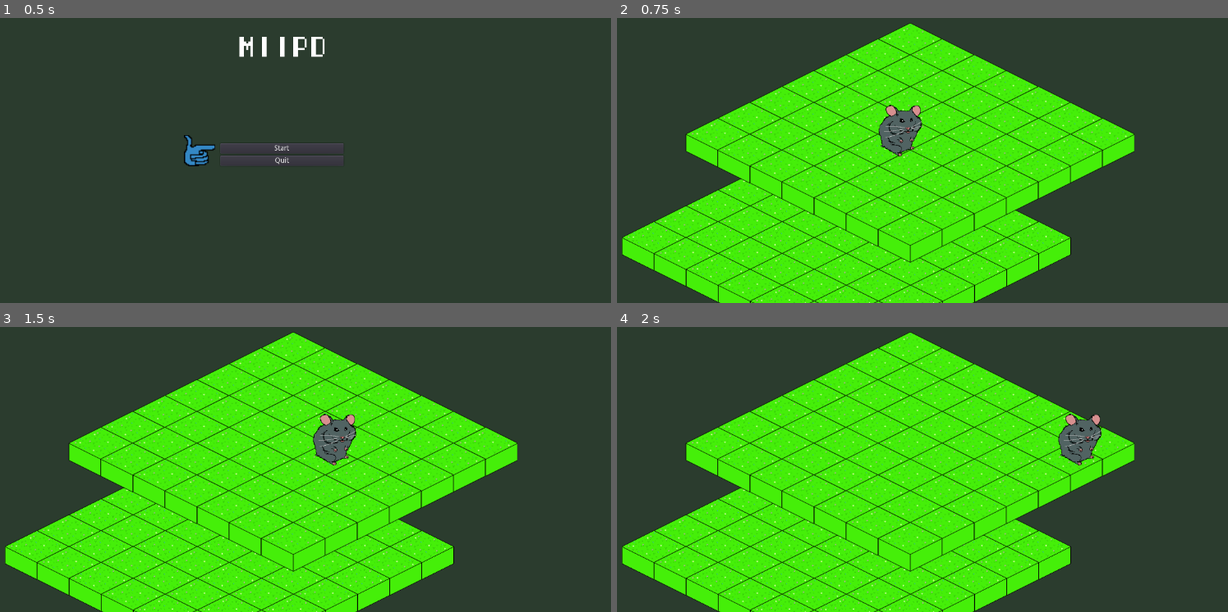
Above: before the commit, frames 1-4 (two rows, left to right).
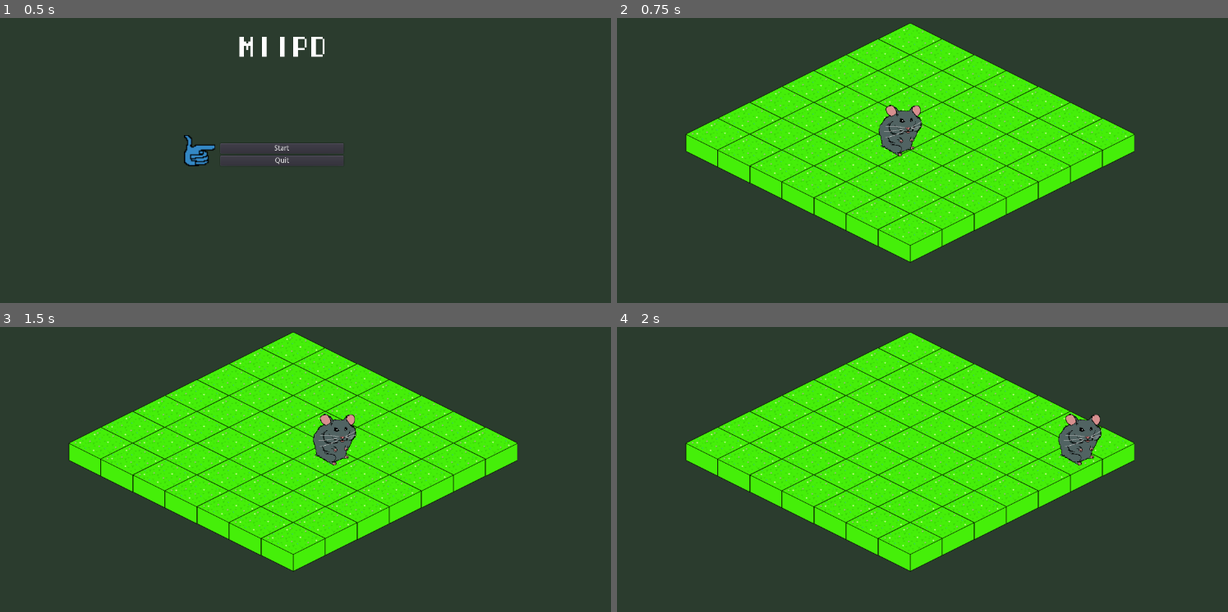
Above: after the commit, the same moments.

Repository: miishin/miipd
Game: Godot game, scene res://assets/scenes/main_menu.tscn
Two runs of this game, one before a commit and one after it. Both use one fixed random seed, a clock stepped at 60 frames per second and the inputs below.
Inputs:
- Up to frame 1 (0.5 s): no input
- Up to frame 2 (0.75 s): click "Start" at 0.5 s
- Up to frame 3 (1.5 s): tap Enter at 1.25 s; hold Right (ui_right) from 1.28 s (still down)
- Up to frame 4 (2 s): keep holding Right (ui_right); tap Z (ui_accept) at 1.52 s

Frame 1 is identical in both runs. In frame 2, 18% of the frame differs, in the area x 0-75%, y 56-100%; in frame 3, 18%; in frame 4, 18%.

Commit message:
Mirai (#13)
* Attempting to create a Manager that will make boards and windows

Manager is supposed to:
- Create a Board
- Bring in the player's units
- Generate enemy units for the next stage
- Place all of these in a Game Window

* Added blank scene that manager will place game_window in

This might be a bit extra and unnecessary

* stages will be scenes.

Stages will be scenes. Basically edited Boards with varying differences. Stages also contain enemy units.

Diff:
--- /dev/null
+++ b/assets/scenes/blank.tscn
@@ -0,0 +1,6 @@
+[gd_scene load_steps=2 format=2]
+
+[ext_resource path="res://assets/scripts/manager.gd" type="Script" id=1]
+
+[node name="Node2D" type="Node2D"]
+script = ExtResource( 1 )
--- a/assets/scenes/game_window.tscn
+++ b/assets/scenes/game_window.tscn
@@ -1,25 +1,20 @@
-[gd_scene load_steps=8 format=2]
+[gd_scene load_steps=4 format=2]
 
 [ext_resource path="res://assets/scripts/game_window.gd" type="Script" id=1]
-[ext_resource path="res://assets/scenes/board.tscn" type="PackedScene" id=2]
-[ext_resource path="res://assets/scenes/hamster.tscn" type="PackedScene" id=3]
 [ext_resource path="res://assets/scenes/cursor_menu.tscn" type="PackedScene" id=4]
-[ext_resource path="res://assets/scenes/unit.tscn" type="PackedScene" id=5]
 [ext_resource path="res://assets/graphics/sprites/cursor.png" type="Texture" id=6]
-[ext_resource path="res://assets/graphics/sprites/bee.png" type="Texture" id=7]
 
-[node name="Node2D" instance=ExtResource( 2 )]
+[node name="Node2D" type="Node2D"]
 position = Vector2( 640, 0 )
 script = ExtResource( 1 )
 
-[node name="Menu" parent="." index="0" instance=ExtResource( 4 )]
-visible = false
+[node name="Menu" parent="." instance=ExtResource( 4 )]
 margin_left = -632.0
 margin_top = 16.0
 margin_right = -632.0
 margin_bottom = 16.0
 
-[node name="Move" type="Button" parent="Menu" index="2"]
+[node name="Move" type="Button" parent="Menu"]
 margin_left = 80.0
 margin_top = 8.0
 margin_right = 256.0
@@ -29,7 +24,7 @@
 "_edit_use_anchors_": false
 }
 
-[node name="Fight" type="Button" parent="Menu" index="3"]
+[node name="Fight" type="Button" parent="Menu"]
 margin_right = 12.0
 margin_bottom = 20.0
 text = "Fight"
@@ -37,28 +32,15 @@
 "_edit_use_anchors_": false
 }
 
-[node name="Cursor" type="Sprite" parent="." index="1"]
+[node name="Cursor" type="Sprite" parent="."]
 visible = false
 rotation = 1.56742
 scale = Vector2( 2, 2 )
 z_index = 3
 texture = ExtResource( 6 )
 
-[node name="Hamster" parent="." index="2" instance=ExtResource( 5 )]
-z_index = 2
+[node name="HUD" type="Panel" parent="."]
 
-[node name="Node2D" parent="Hamster" index="1" instance=ExtResource( 3 )]
-scale = Vector2( 0.8, 0.8 )
-
-[node name="Bee" parent="." index="3" instance=ExtResource( 5 )]
-z_index = 2
-
-[node name="BeeSprite" type="Sprite" parent="Bee" index="1"]
-position = Vector2( -8, 0 )
-scale = Vector2( 0.8, 0.8 )
-texture = ExtResource( 7 )
-
-[node name="HUD" type="Panel" parent="." index="4"]
 margin_left = -624.0
 margin_top = 616.0
 margin_right = -560.0
@@ -67,7 +49,7 @@
 "_edit_use_anchors_": false
 }
 
-[node name="Stats" type="GridContainer" parent="HUD" index="0"]
+[node name="Stats" type="GridContainer" parent="HUD"]
 margin_left = 8.0
 margin_top = 8.0
 margin_right = 48.0
@@ -77,18 +59,18 @@
 "_edit_use_anchors_": false
 }
 
-[node name="HP" type="Label" parent="HUD/Stats" index="0"]
+[node name="HP" type="Label" parent="HUD/Stats"]
 margin_right = 32.0
 margin_bottom = 14.0
 text = "HP:"
 
-[node name="HPVal" type="Label" parent="HUD/Stats" index="1"]
+[node name="HPVal" type="Label" parent="HUD/Stats"]
 margin_left = 36.0
 margin_right = 44.0
 margin_bottom = 14.0
 text = "0"
 
-[node name="ATK" type="Label" parent="HUD/Stats" index="2"]
+[node name="ATK" type="Label" parent="HUD/Stats"]
 margin_top = 18.0
 margin_right = 32.0
 margin_bottom = 32.0
@@ -97,14 +79,14 @@
 "_edit_use_anchors_": false
 }
 
-[node name="ATKVal" type="Label" parent="HUD/Stats" index="3"]
+[node name="ATKVal" type="Label" parent="HUD/Stats"]
 margin_left = 36.0
 margin_top = 18.0
 margin_right = 44.0
 margin_bottom = 32.0
 text = "0"
 
-[node name="DEF" type="Label" parent="HUD/Stats" index="4"]
+[node name="DEF" type="Label" parent="HUD/Stats"]
 margin_top = 36.0
 margin_right = 32.0
 margin_bottom = 50.0
@@ -113,13 +95,11 @@
 "_edit_use_anchors_": false
 }
 
-[node name="DEFVal" type="Label" parent="HUD/Stats" index="5"]
+[node name="DEFVal" type="Label" parent="HUD/Stats"]
 margin_left = 36.0
 margin_top = 36.0
 margin_right = 44.0
 margin_bottom = 50.0
 text = "0"
-[connection signal="fight" from="." to="." method="fight"]
-[connection signal="move" from="." to="." method="move"]
 [connection signal="button_down" from="Menu/Move" to="." method="_on_move_button_down"]
 [connection signal="button_down" from="Menu/Fight" to="." method="_on_fight_button_down"]
--- /dev/null
+++ b/assets/scenes/stages/stage1.tscn
@@ -0,0 +1,7 @@
+[gd_scene load_steps=3 format=2]
+
+[ext_resource path="res://assets/scenes/board.tscn" type="PackedScene" id=1]
+[ext_resource path="res://assets/scripts/stage1.gd" type="Script" id=2]
+
+[node name="Node2D" instance=ExtResource( 1 )]
+script = ExtResource( 2 )
--- a/assets/scenes/tile.tscn
+++ b/assets/scenes/tile.tscn
@@ -6,7 +6,6 @@
 [ext_resource path="res://assets/graphics/tilesets/tile_highlight.png" type="Texture" id=4]
 
 [sub_resource type="AtlasTexture" id=1]
-flags = 4
 atlas = ExtResource( 3 )
 region = Rect2( 0, 0, 123, 61 )
 
--- a/assets/scripts/board.gd
+++ b/assets/scripts/board.gd
@@ -8,21 +8,22 @@
 const OFFSET = 150
 
 # Size of the board
-var num_rows = 7
-var num_cols = 7
+var num_rows
+var num_cols
 
-# Called when the node enters the scene tree for the first time.
-func _ready():
-	pass #
+func _init(r, c):
+	initialize_tiles(r, c)
 
 # Instantiate board tiles
-func _init():
+func initialize_tiles(r, c):
+	num_rows = r
+	num_cols = c
 	var tile
 	for row in range(num_rows):
 		var row_tiles = []
 		for col in range(num_cols):
 			tile = tile_file.instance()
-			tile.place(Vector2(row, col))
+			tile.set_pos(Vector2(row, col))
 			tile.position = convert_coordinate(Vector2(row, col))
 			row_tiles.append(tile)
 			add_child(tile)
--- a/assets/scripts/game_window.gd
+++ b/assets/scripts/game_window.gd
@@ -1,4 +1,7 @@
-extends Board
+extends Node2D
+class_name GameWindow
+
+var board
 
 var cursor_pos = Vector2(0, 0)
 var unit_pos = Vector2(0, 0)
@@ -9,6 +12,13 @@
 signal move
 signal fight
 
+# Initialize window with a board and the player's units
+func init(b: Board, playerunits):
+	board = b
+	add_child(board)
+	for player in playerunits:
+		add_child(player)
+
 # Called when the node enters the scene tree for the first time.
 func _ready():
 	init()
@@ -16,6 +26,7 @@
 func init():
 	$Hamster.position = Vector2(0, 150)
 	$Bee.position = convert_coordinate(Vector2(6, 6))
+
 
 func _input(event):
 	if $Menu.is_visible():
@@ -54,7 +65,7 @@
 	place_cursor()
 
 func place_cursor(show = false):
-	var tile_position = convert_coordinate(Vector2(cursor_pos.x, cursor_pos.y))
+	var tile_position = board.convert_coordinate(Vector2(cursor_pos.x, cursor_pos.y))
 	$Cursor.position = Vector2(tile_position[0], tile_position[1])
 	$Cursor.position.y -= 50
 	$Cursor.position.x -= 10
--- /dev/null
+++ b/assets/scripts/manager.gd
@@ -0,0 +1,18 @@
+extends Node2D
+
+const game_window = preload("res://assets/scenes/game_window.tscn")
+
+var window
+var player_units
+var stage_number
+
+# Called when the node enters the scene tree for the first time.
+func _ready():
+	init([])
+
+func init(player_units):
+	stage_number = 0
+	var board = Board.new(7, 7)
+	window = game_window.instance()
+	window.init(board, player_units)
+	add_child(window)
--- /dev/null
+++ b/assets/scripts/stage1.gd
@@ -0,0 +1,17 @@
+extends Board
+
+var enemy_units
+
+func _init().(6, 6):
+	form_stage()
+
+# Create enemy units and obstacles on the Board
+func form_stage():
+	generate_enemies()
+	create_obstacles()
+
+func generate_enemies():
+	pass
+
+func create_obstacles():
+	pass
--- a/assets/scripts/tile.gd
+++ b/assets/scripts/tile.gd
@@ -1,5 +1,4 @@
 extends Node2D
-class_name Tile
 
 # Position of Tile (on Board)
 var pos
@@ -20,7 +19,7 @@
 	passable = true
 
 # Place tile at a
-func place(pos_vector):
+func set_pos(pos_vector):
 	pos = pos_vector
 
 func set_top_neighbor(tile):
--- a/project.godot
+++ b/project.godot
@@ -15,9 +15,9 @@
 "path": "res://assets/scripts/board.gd"
 }, {
 "base": "Node2D",
-"class": "Tile",
+"class": "GameWindow",
 "language": "GDScript",
-"path": "res://assets/scripts/tile.gd"
+"path": "res://assets/scripts/game_window.gd"
 }, {
 "base": "Node2D",
 "class": "Unit",
@@ -26,7 +26,7 @@
 } ]
 _global_script_class_icons={
 "Board": "",
-"Tile": "",
+"GameWindow": "",
 "Unit": ""
 }
 
